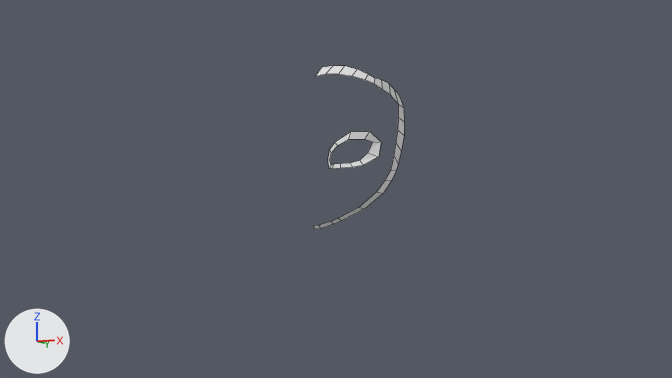
Before and after pictures for a commit that changed the Blender file Anime.blend.
One viewpoint serves both versions: the file's camera 'Camera'. The axes (+X, +Y, +Z) are drawn at lower left. The lights are the same throughout. Mesh edges are drawn as thin lines.

Names of what the first picture shows: 'Head'.
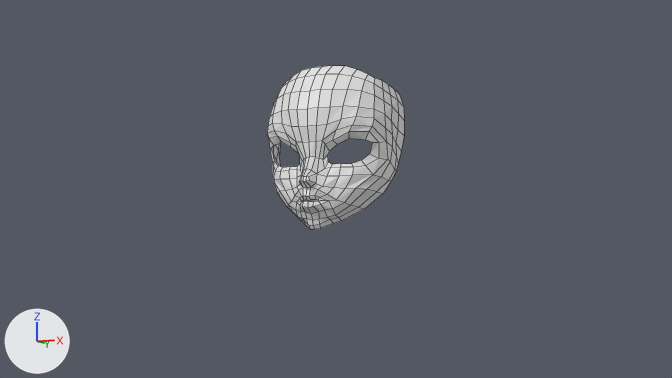
The change, as a diff of the scene's bpy script:
```diff
--- a/Anime.blend.py
+++ b/Anime.blend.py
@@ me_plane @@
 # used by ob_head; location = (0.0, 0.0, 0.0)
-me_plane.from_pydata(...)  # 68 vertices, 33 faces; spans x 0.0..0.103, y -0.103..0.012, z 1.441..1.682
+me_plane.from_pydata(...)  # 161 vertices, 129 faces, 1 loose edge; spans x 0.0..0.103, y -0.138..0.013, z 1.441..1.682
+# me_plane part 1
+# 3 vertices in x 0.055..0.073, y -0.098..-0.088, z 1.527..1.567 move by (0.0, 0.004, 0.0)
+# 40 vertices move from x 0.0..0.101, y -0.101..0.012, z 1.441..1.682 to x 0.0..0.101, y -0.112..0.013, z 1.441..1.682
+# 93 vertices are added at x 0.0..0.098, y -0.138..-0.032, z 1.453..1.639
+# 1 loose edge is added
+# 96 new faces join them
@@ ob_head @@
 ob_head.location = (0.0, 0.0, 0.0)
+_m = ob_head.modifiers.new('Mirror', 'MIRROR')
+_m.use_clip = True
```

Location of each change, [x1, y1, x2, y2] in pixels of the pictures (672 x 378 px):
'Head', reshaped, modifiers changed (52% wider)
    before: [314, 66, 404, 229]
    after: [267, 66, 404, 229]
